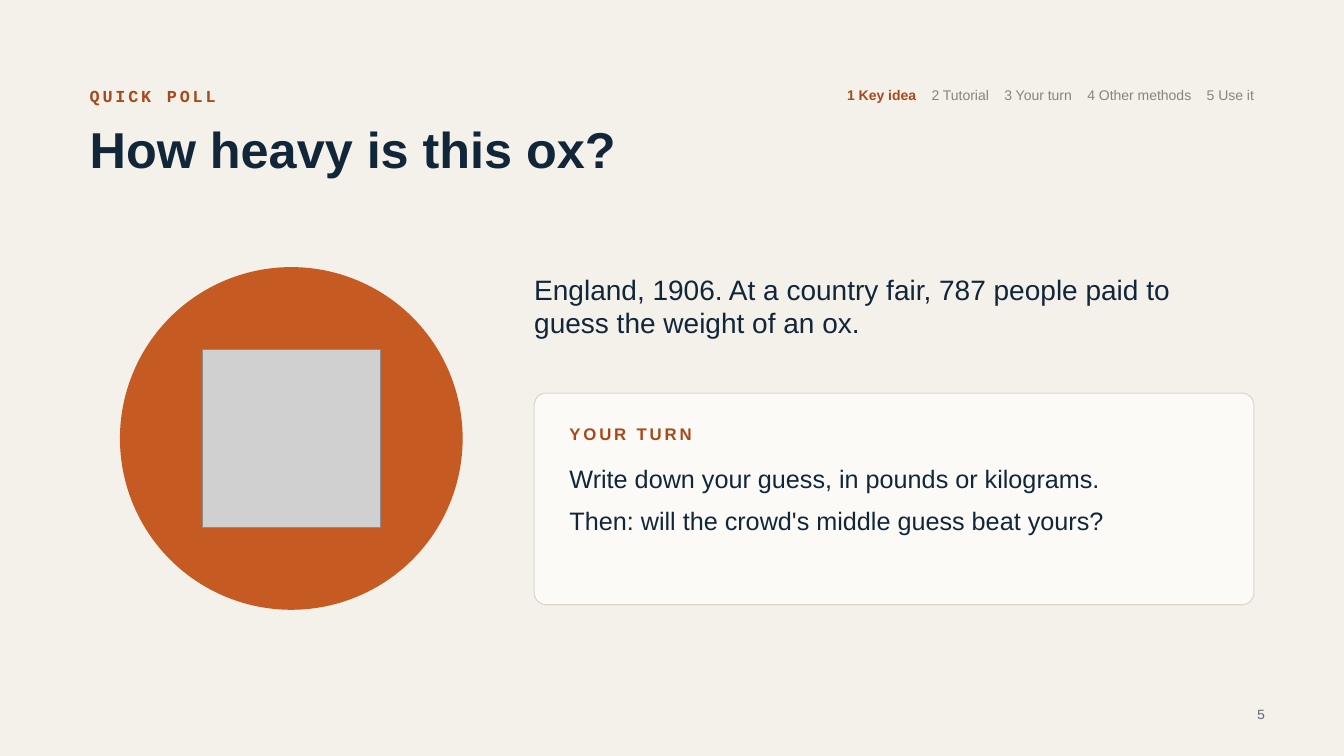
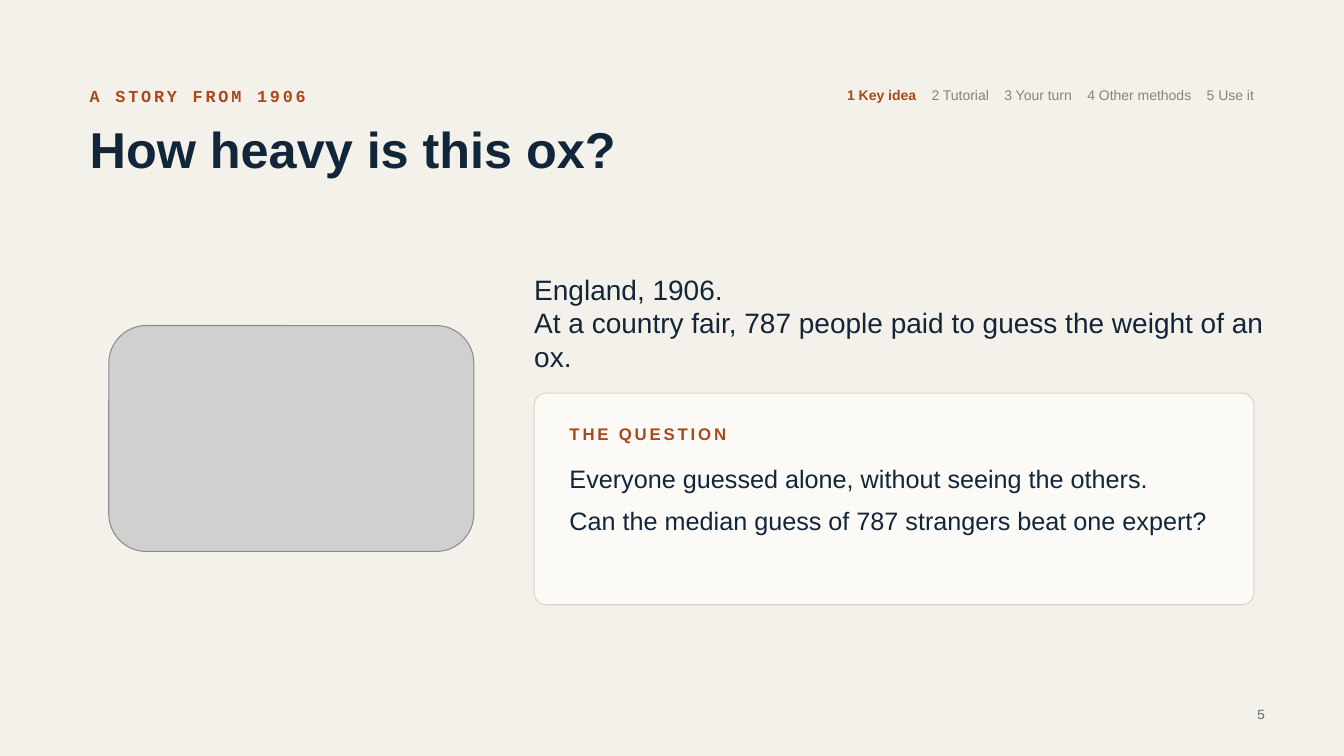
Before and after one commit to damianlapenavidal/ensemble-workshop, a slide deck: slide 5 of slides/ensemble-workshop.pptx. Drawn at 1344x756 pixels with LibreOffice and Linux fonts; fonts in the diff are those of the drawing; grey boxes stand for pictures. Boxes give left, top, right and bottom in pixels: in the first picture for what was removed or moved away, otherwise in the second. Text is boxed around its words. In the diff, an @@ line names an element or a change of style, - is before the commit and + after.

```diff
--- a/slides/ensemble-workshop.pptx
+++ b/slides/ensemble-workshop.pptx
@@ text at [90,90,306,102]: text changed @@
-QUICK POLL
+A STORY FROM 1906
@@ ellipse removed at [120,267,463,610] @@
@@ text at [534,279,1263,368]: text changed @@
-England, 1906. At a country fair, 787 people paid to guess the weight of an ox.
+England, 1906.
+At a country fair, 787 people paid to guess the weight of an ox.
@@ picture added at [109,326,474,552] @@
@@ picture removed at [203,350,381,528] @@
@@ text at [569,428,726,444]: text changed @@
-YOUR TURN
+THE QUESTION
@@ text at [569,469,1206,535]: text changed @@
-Write down your guess, in pounds or kilograms.
-Then: will the crowd's middle guess beat yours?
+Everyone guessed alone, without seeing the others.
+Can the median guess of 787 strangers beat one expert?
```
Also in this commit, not shown: 16 other slides changed, 1 slide removed, 3 other files.
